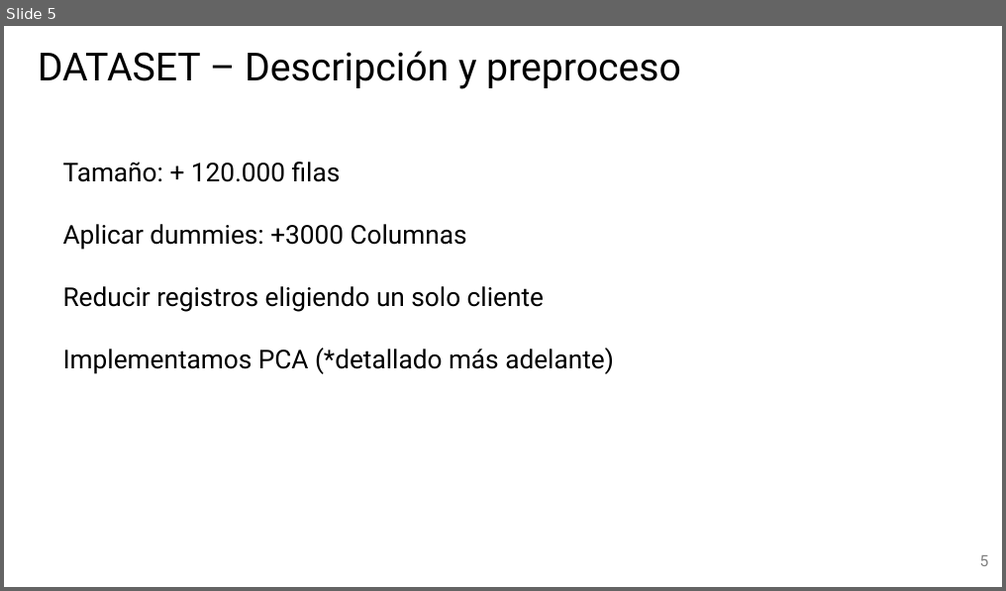
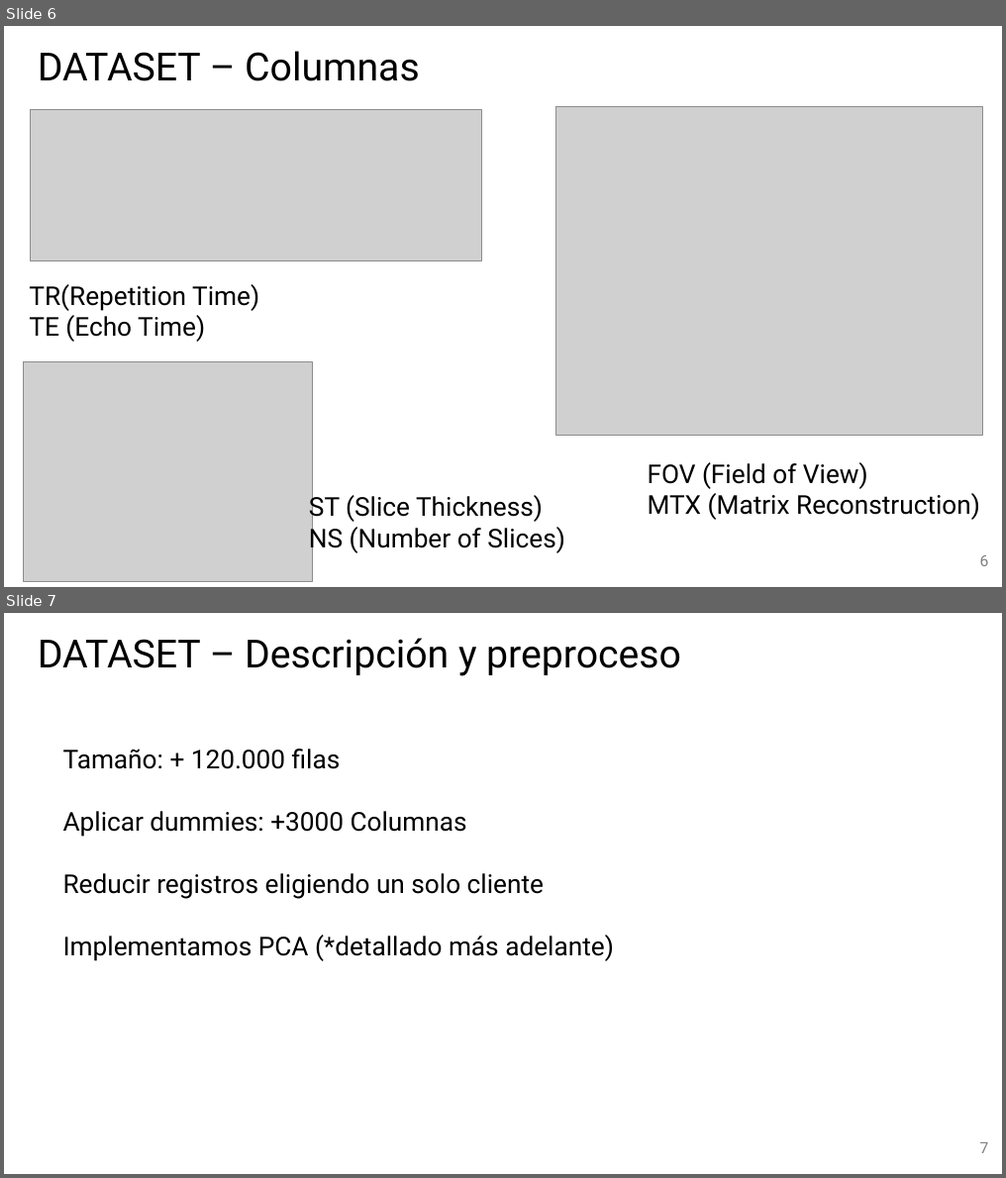
Before and after one commit to Facundo-Peloso/DH-TP-1---Grupo-10, a slide deck: TP 3/Presentación TP 3 - Grupo 10.pptx. Shown one above the other, each under a label of ours: slide 5 before the commit, slides 6 and 7 after it. The pictures are 1006x591 and 1006x1178 pixels, drawn with LibreOffice and Linux fonts; fonts in the diff are those of the drawing; grey boxes stand for pictures; background and template pictures are left out. Boxes give left, top, right and bottom in pixels: in the first picture for what was removed or moved away, otherwise in the second. Text is boxed around its words. In the diff, an @@ line names an element or a change of style, - is before the commit and + after.

```diff
--- a/TP 3/Presentación TP 3 - Grupo 10.pptx
+++ b/TP 3/Presentación TP 3 - Grupo 10.pptx
@@ slide 6 added at bbox=[4, 26, 1002, 587], background picture (left out) @@
@@ title added at bbox=[38, 51, 420, 81], 37.3 pt, text #000000 @@
+DATASET – Columnas
@@ picture added at bbox=[30, 110, 481, 261] @@
@@ picture added at bbox=[555, 106, 983, 435] @@
@@ text added at bbox=[29, 284, 259, 342], 25 pt, text #000000 @@
+TR(Repetition Time)
+TE (Echo Time)
@@ picture added at bbox=[24, 363, 313, 582] @@
@@ text added at bbox=[648, 463, 980, 520], 25 pt, text #000000 @@
+FOV (Field of View)
+MTX (Matrix Reconstruction)
@@ text added at bbox=[309, 492, 565, 555], 25 pt, text #000000 @@
+ST (Slice Thickness)
+NS (Number of Slices)
@@ page number added at bbox=[980, 556, 989, 567], 15 pt, text #808080 @@
+6
@@ what was slide 5 is now slide 7 @@
@@ page number at bbox=[980, 1143, 989, 1154]: text changed @@
-5
+7
```
Also in this commit, not shown: 6 slides changed, 3 other slides added, 1 slide removed.
